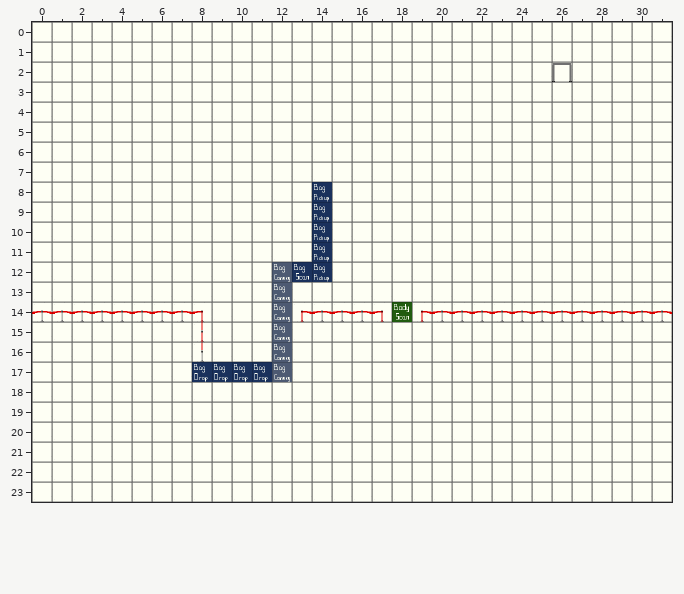
Level history. Tiled map (JSON): public/assets/tilemaps/airport.tmj. The picture above is the old version.
Cells are 32x32 px. Shown: x 0..31, y 0..23.
Now the later version:
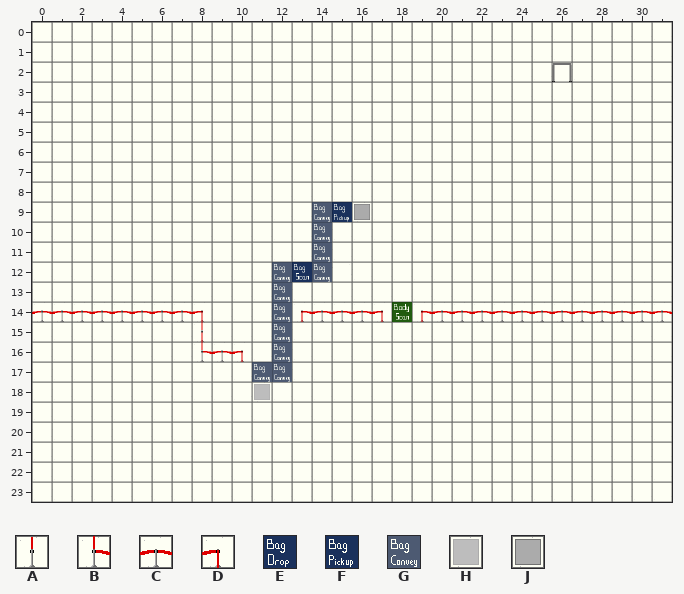
Key: from "airport-dev": A 5, B 9, C 13, D 14, E 17, F 18, G 19, H 22, J 23.
_ is an empty cell.
Change:
Layer "collidables":
y 8: x 14 F -> _
y 9: x 14..16 F__ -> GFJ
y 10..12: x 14 F -> G
y 16: x 8..10 A__ -> BCD
y 17: x 8..11 EEEE -> ___G
y 18: x 11 _ -> H
Where, in picture pixels (left, top, right, bottom), the same in both pictures:
changed: (312, 182, 372, 282)
changed: (192, 342, 272, 402)
